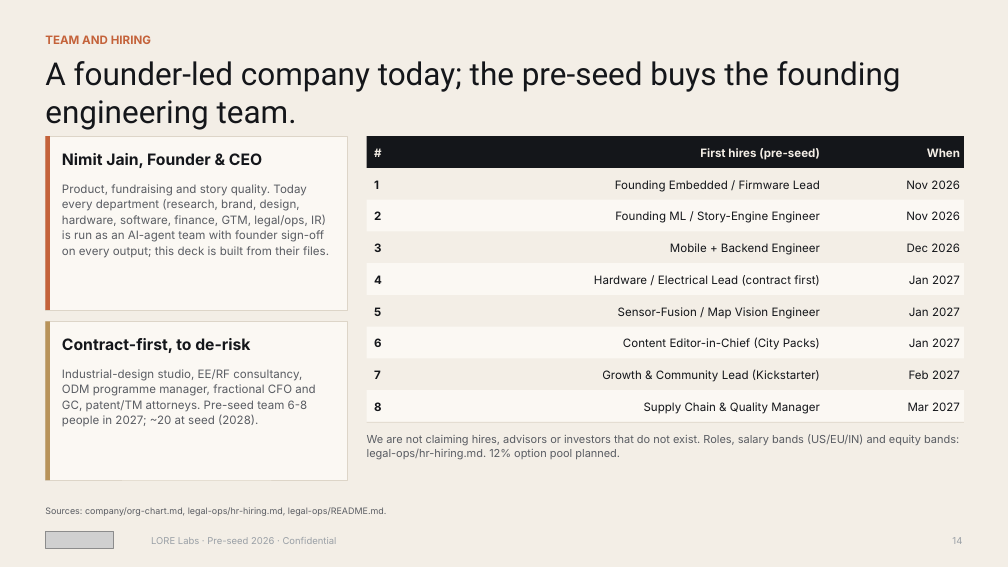
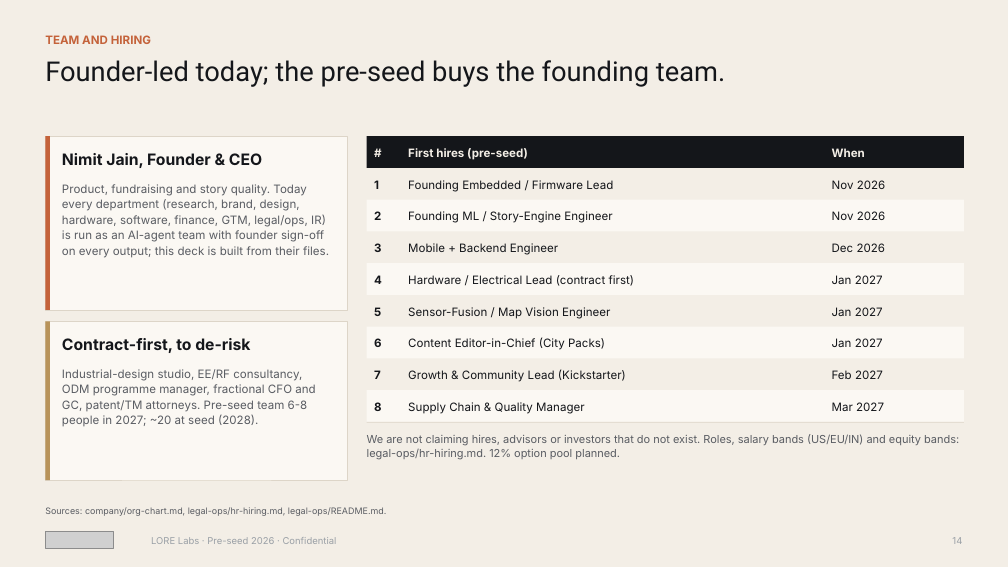
Before and after one commit to nimb-ou/hello-world, a slide deck: slide 14 of investor/LORE_Pitch_Deck.pptx. Drawn at 1008x567 pixels with LibreOffice and Linux fonts; fonts in the diff are those of the drawing; grey boxes stand for pictures. Boxes give left, top, right and bottom in pixels: in the first picture for what was removed or moved away, otherwise in the second. Text is boxed around its words. In the diff, an @@ line names an element or a change of style, - is before the commit and + after.

```diff
--- a/investor/LORE_Pitch_Deck.pptx
+++ b/investor/LORE_Pitch_Deck.pptx
@@ text at (45,60,725,87): text changed; size 30 to 26 pt @@
-A founder-led company today; the pre-seed buys the founding engineering team.
+Founder-led today; the pre-seed buys the founding team.
@@ alignment right to left in 18 elements at (408,148,528,160), (832,148,865,157), (408,180,613,192), (832,180,886,189), (408,211,612,223), (832,211,886,220), (408,243,558,255), (832,243,886,252), (408,275,635,286), (832,275,883,284), (408,307,610,319), (832,307,883,316), (408,338,605,350), (832,338,883,347), (408,369,626,382), (832,370,883,379), (408,402,584,414), (832,402,884,411) @@
```
Also in this commit, not shown: 15 other slides changed, 58 other files.
